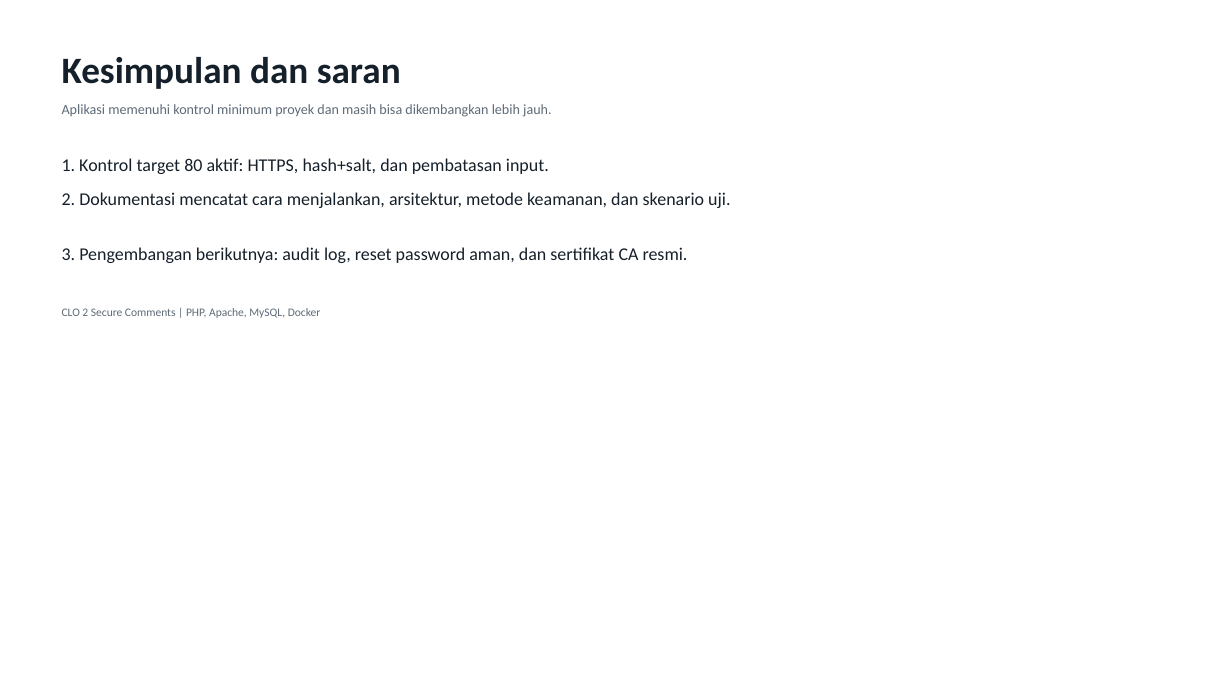
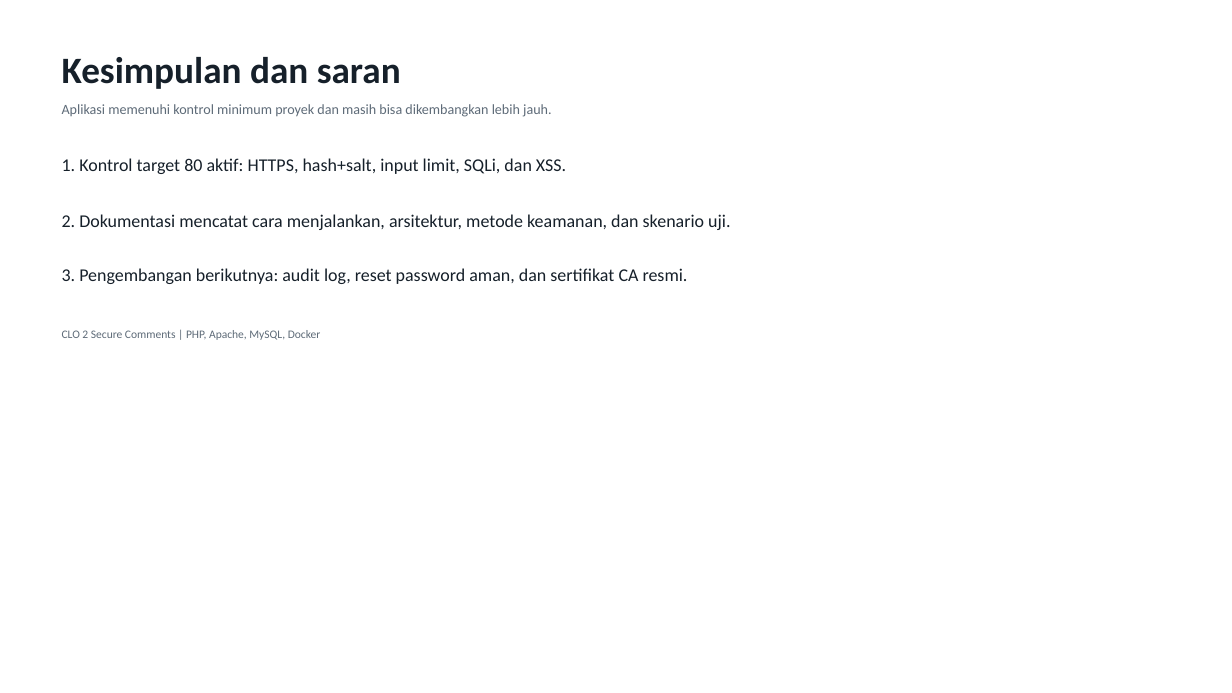
Before and after one commit to ArdeezYy/mawang_clo2, a slide deck: slide 7 of presentation/output/CLO2_Secure_Comments.pptx. Drawn at 1232x693 pixels with LibreOffice and Linux fonts; fonts in the diff are those of the drawing. Boxes give left, top, right and bottom in pixels: in the first picture for what was removed or moved away, otherwise in the second. Text is boxed around its words. In the diff, an @@ line names an element or a change of style, - is before the commit and + after.

Commit message:
Align CLO2 documentation with target 80

```diff
--- a/presentation/output/CLO2_Secure_Comments.pptx
+++ b/presentation/output/CLO2_Secure_Comments.pptx
@@ text at (62, 158, 566, 174): text changed @@
-1. Kontrol target 80 aktif: HTTPS, hash+salt, dan pembatasan input.
+1. Kontrol target 80 aktif: HTTPS, hash+salt, input limit, SQLi, dan XSS.
@@ 3 texts: place and size @@
-3 texts at (62, 192, 730, 318)
+3 texts at (62, 214, 730, 340)
```
Also in this commit, not shown: 5 other slides changed, 6 other files.
